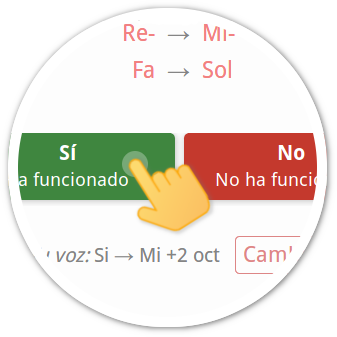
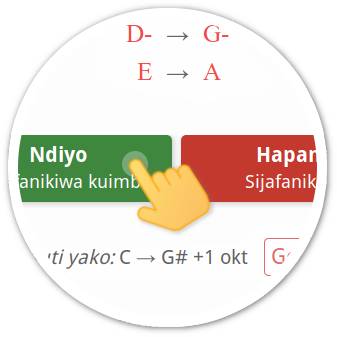
Revision of a layered w=337, h=337 image; what changed, layer by layer:
added layer "Swahili" above "Portuguese" over [8, 20, 327, 327]
renamed "grande" to "Spanish", hid it over [8, 20, 327, 327]
removed layer "sombra" over [8, 20, 327, 327]
added layer "Background and shadow" above "White bg" over [8, 20, 327, 327]